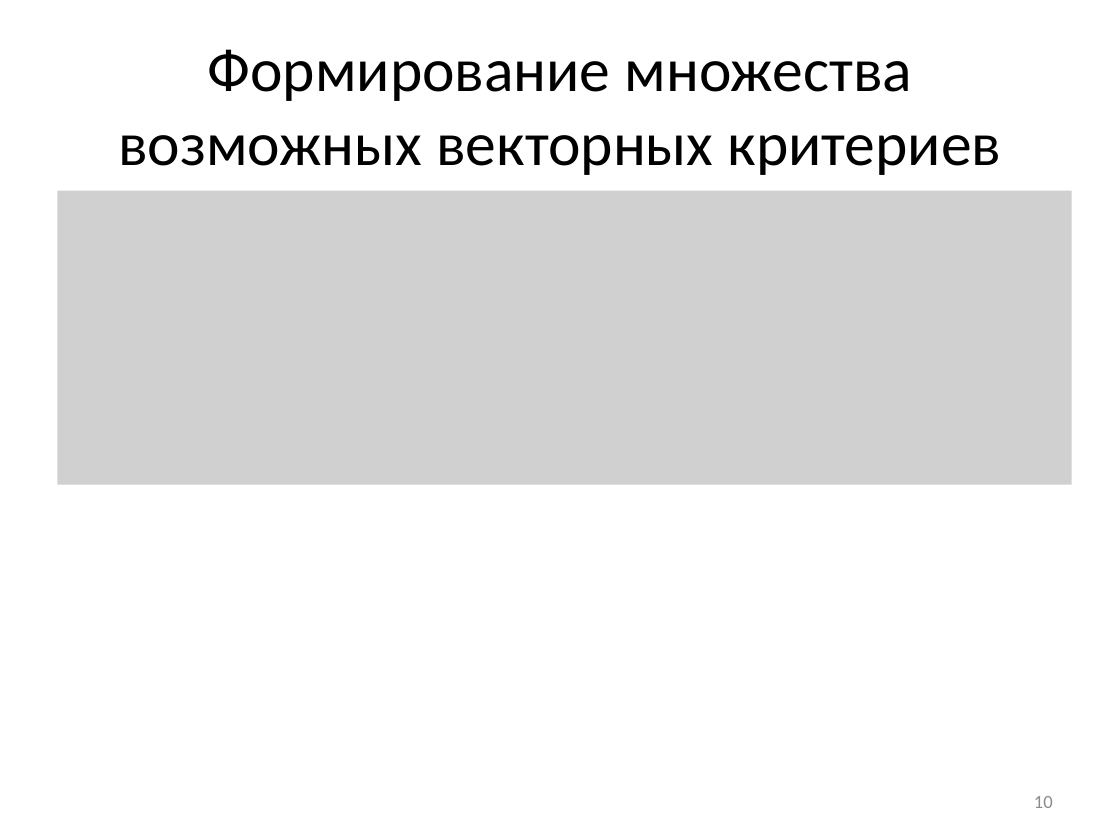
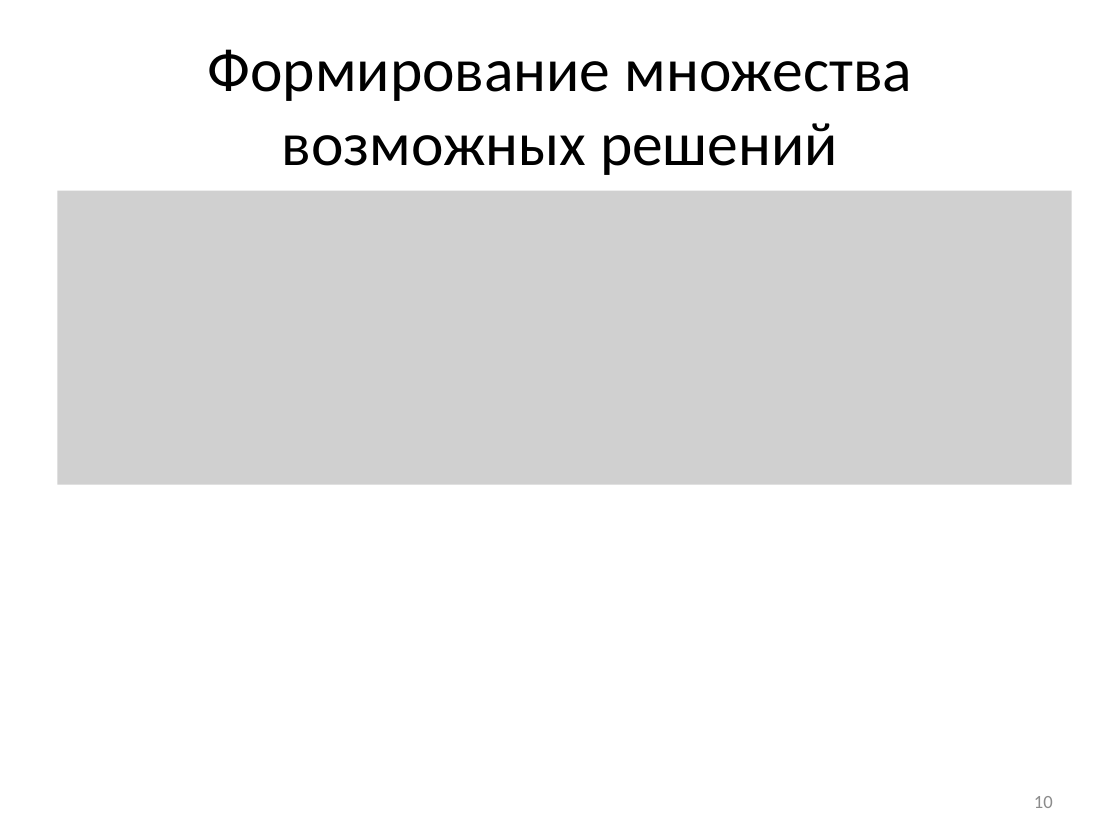
Before and after one commit to arkuzmin/diplom, a slide deck: slide 10 of optimization/4 семестр/РПЗ/Презентация_v2.0.pptx. Drawn at 1120x840 pixels with LibreOffice and Linux fonts; fonts in the diff are those of the drawing; grey boxes stand for pictures. Boxes give left, top, right and bottom in pixels: in the first picture for what was removed or moved away, otherwise in the second. Text is boxed around its words. In the diff, an @@ line names an element or a change of style, - is before the commit and + after.

```diff
--- a/optimization/4 семестр/РПЗ/Презентация_v2.0.pptx
+++ b/optimization/4 семестр/РПЗ/Презентация_v2.0.pptx
@@ title at bbox=[207, 49, 913, 175]: text changed @@
-Формирование множества возможных векторных критериев
+Формирование множества возможных решений
```
Also in this commit, not shown: 13 other slides changed, 1 slide added, 2 slides removed.
